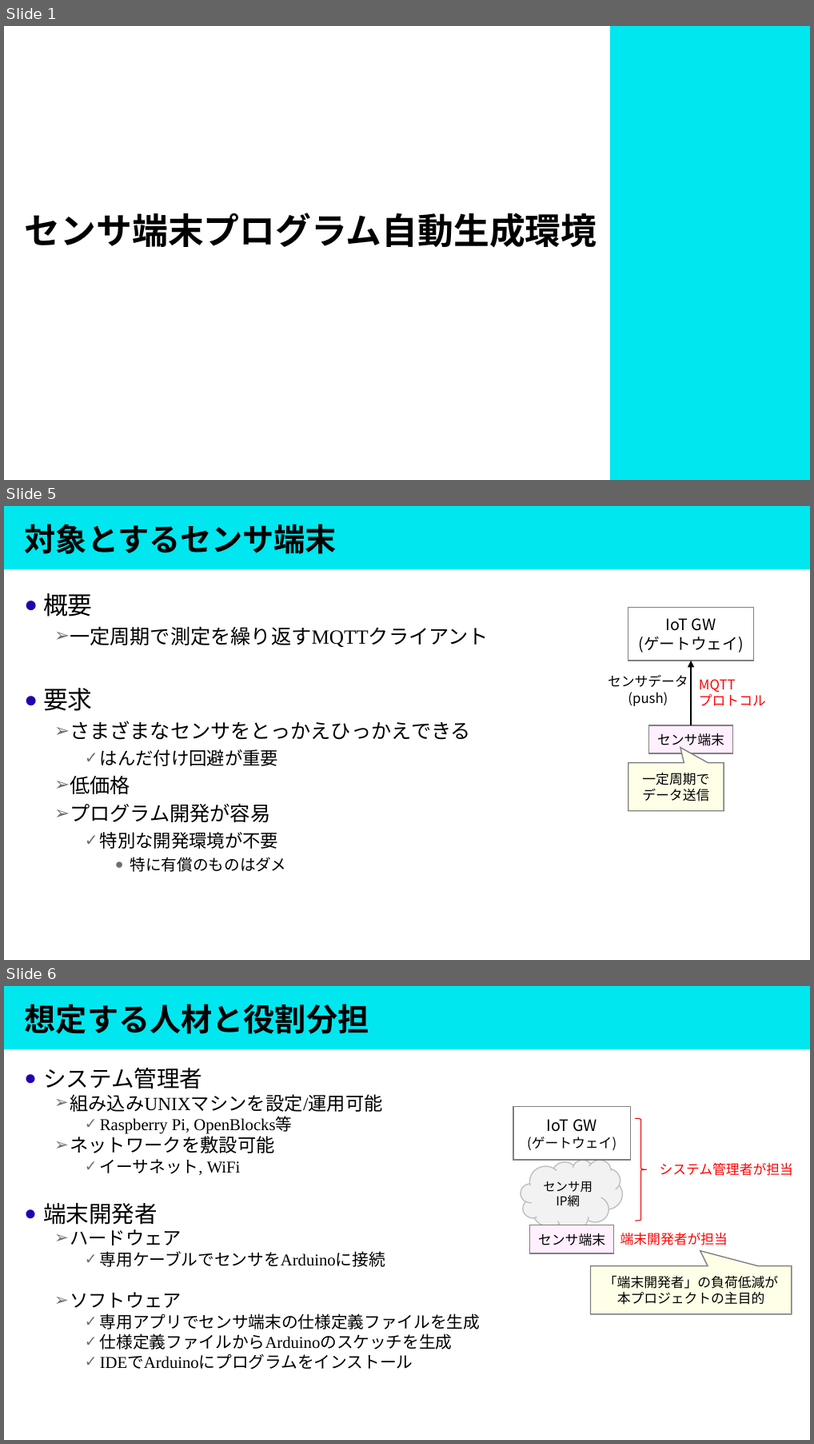
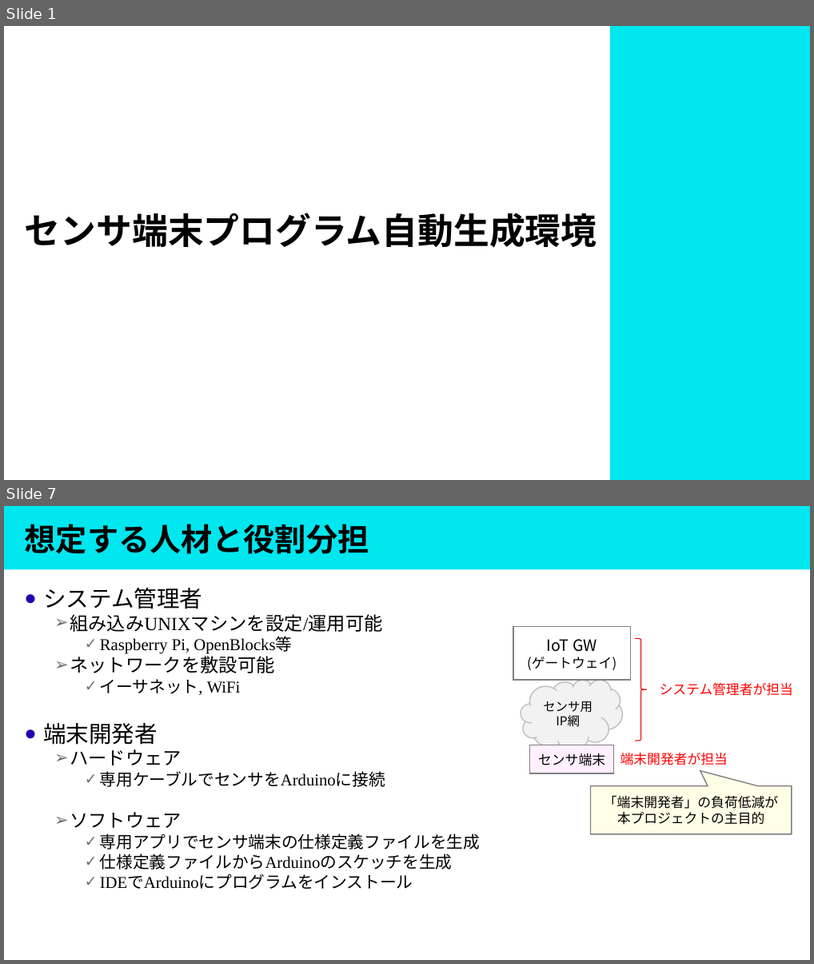
Before and after one commit to masaaki-noro/Gen_arduino_mqtt, a slide deck: Doc/Presentation/プロジェクト概要.pptx. Shown one above the other, each under a label of ours: slides 1, 5 and 6 before the commit, slides 1 and 7 after it; the slides between them are not shown. The pictures are 814x1444 and 814x964 pixels, drawn with LibreOffice and Linux fonts; fonts in the diff are those of the drawing. Boxes give left, top, right and bottom in pixels: in the first picture for what was removed or moved away, otherwise in the second. Text is boxed around its words. In the diff, an @@ line names an element or a change of style, - is before the commit and + after.

```diff
--- a/Doc/Presentation/プロジェクト概要.pptx
+++ b/Doc/Presentation/プロジェクト概要.pptx
@@ slide 5 removed at bbox=[4, 506, 810, 960], background #FFFFFF; not listed: 1 template element that a slide beside it also shows @@
@@ title removed at bbox=[25, 524, 337, 554] @@
-対象とするセンサ端末
@@ text removed at bbox=[43, 593, 489, 872] @@
-● 概要
-  ➢ 一定周期で測定を繰り返すMQTTクライアント
-● 要求
-  ➢ さまざまなセンサをとっかえひっかえできる
-    ✓ はんだ付け回避が重要
-  ➢ 低価格
-  ➢ プログラム開発が容易
-    ✓ 特別な開発環境が不要
-      ● 特に有償のものはダメ
@@ rectangle removed at bbox=[628, 608, 754, 661] @@
-IoT GW
-(ゲートウェイ)
@@ arrow removed from (691, 725) to (691, 661) @@
@@ text removed at bbox=[608, 675, 689, 706] @@
-センサデータ
-(push)
@@ text removed at bbox=[699, 679, 766, 706] @@
-MQTT
-プロトコル
@@ rectangle removed at bbox=[649, 725, 733, 753] @@
-センサ端末
@@ speech box removed at bbox=[629, 763, 724, 811] @@
-一定周期でデータ送信
@@ what was slide 6 is now slide 7 @@
```
Also in this commit, not shown: 4 slides changed, 5 slides added, 2 other slides removed, 47 other files.
